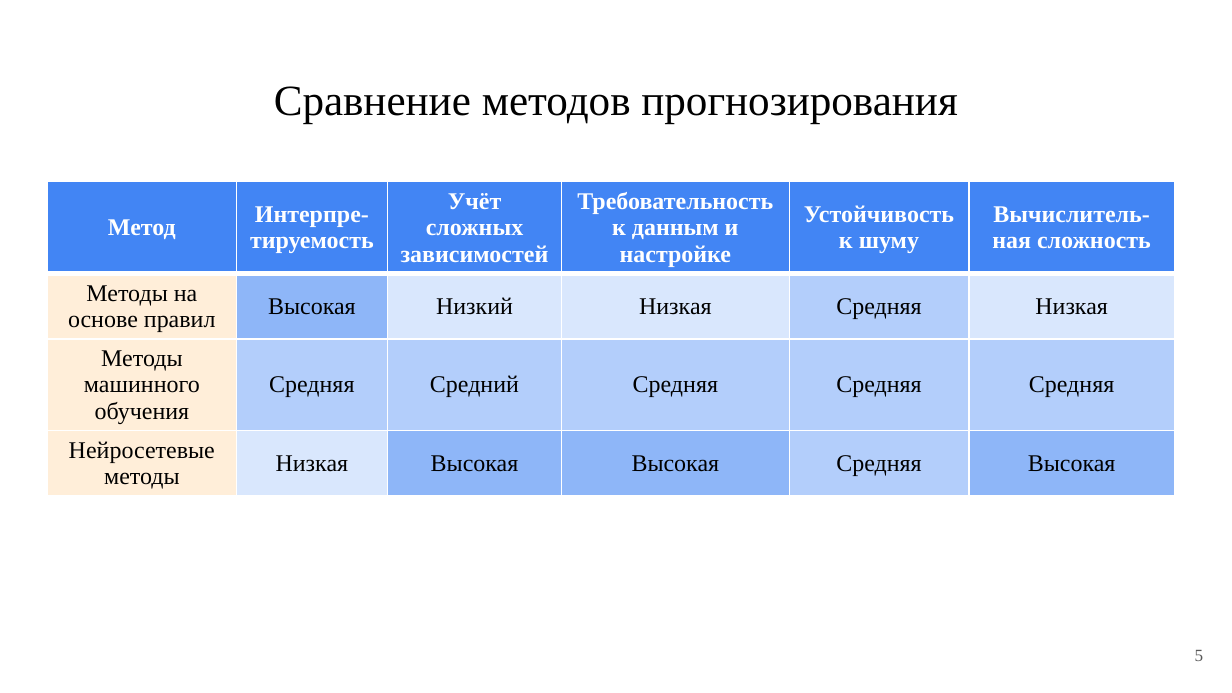
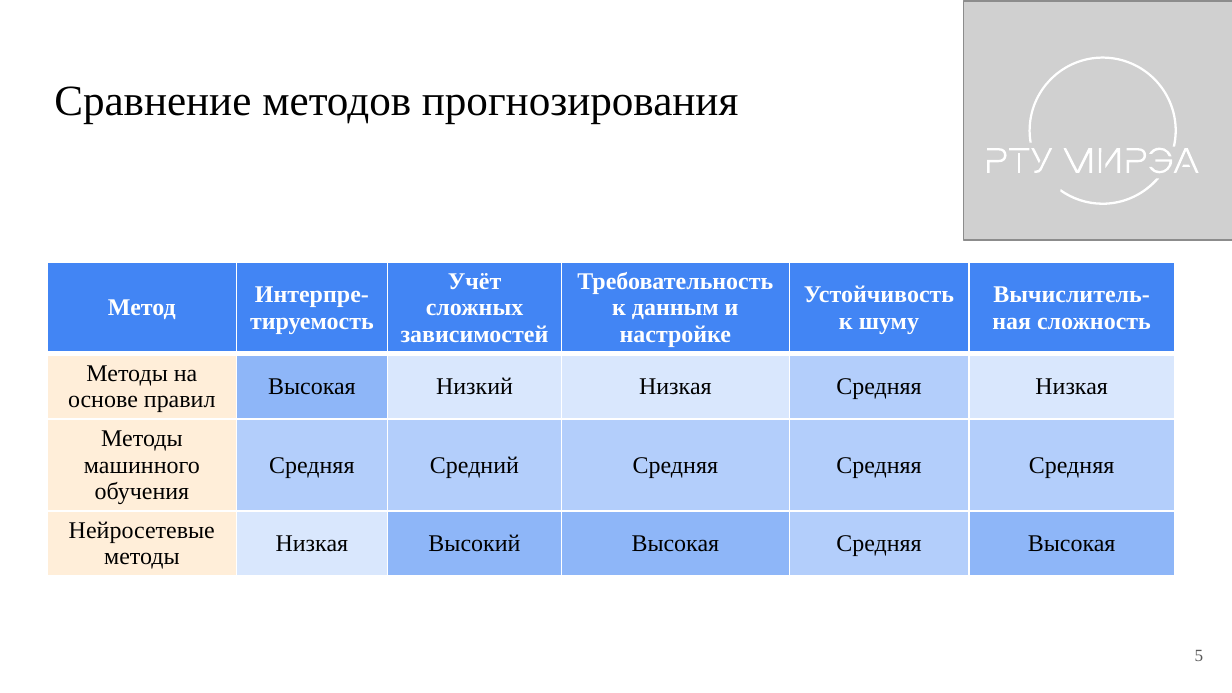
Before and after one commit to PetrovKirill00/BKP, a slide deck: slide 5 of docs/Презентация.pptx. Drawn at 1232x693 pixels with LibreOffice and Linux fonts; fonts in the diff are those of the drawing; grey boxes stand for pictures. Boxes give left, top, right and bottom in pixels: in the first picture for what was removed or moved away, otherwise in the second. Text is boxed around its words. In the diff, an @@ line names an element or a change of style, - is before the commit and + after.

```diff
--- a/docs/Презентация.pptx
+++ b/docs/Презентация.pptx
@@ picture added at <box>964,1,1232,240</box> @@
@@ group added at <box>987,57,1199,206</box>: 15 freeform shapes @@
@@ title "Сравнение методов прогнозирования" at <box>54,86,738,124</box>: alignment centre to left @@
@@ table at <box>48,262,1175,599</box> @@
-row 4, column 3: Высокая
+row 4, column 3: Высокий
@@ table: place and size @@
-table at <box>48,181,1175,517</box>
+table at <box>48,262,1175,599</box>
```
Also in this commit, not shown: 9 other slides changed, 6 slides added, 3 slides removed, 6 other files.
